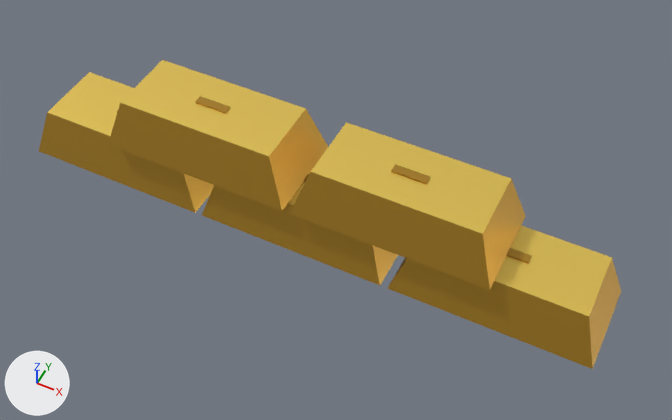
What one commit did to the glTF model public/assets/props/gold.glb.
The view is the same before and after, from a 50 mm camera at (0.41, -0.742, 0.96) aimed at (0.03, 0.018, 0.01). Arrows for +X, +Y and +Z are at lower left; the lights stay in place. The first picture is the older version. Where no turn or scale is listed for an object, it has been applied to the vertices. Vertices at exactly the same position are counted once.

Names of what the first picture shows: 'base_bar_0', 'base_bar_1', 'base_bar_1_seal', 'base_bar_2', 'base_bar_2_seal', 'upper_bar_0', 'upper_bar_1' and 2 more.
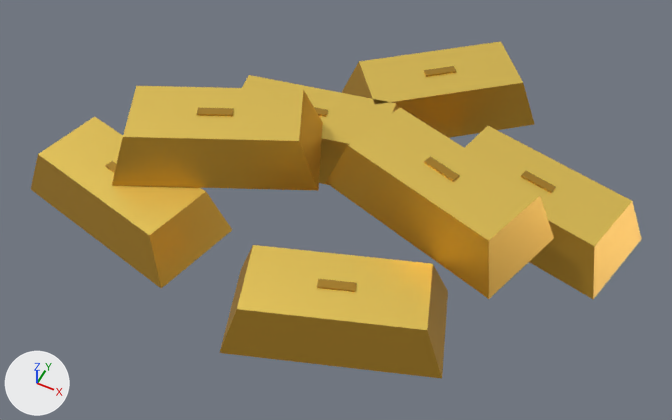
Changed parts and their boxes (x1, y1, x2, y2) in the pictures (672 x 420 px):
'base_bar_1', moved, turned
    before: (202, 173, 398, 285)
    after: (220, 245, 448, 379)
'upper_bar_1', moved, turned
    before: (289, 122, 526, 290)
    after: (326, 108, 554, 299)
'upper_bar_0', moved, turned
    before: (108, 60, 328, 211)
    after: (112, 86, 323, 191)
'base_bar_0', moved, turned
    before: (39, 72, 214, 213)
    after: (31, 117, 232, 288)
'base_bar_2', moved, turned
    before: (388, 225, 621, 369)
    after: (242, 75, 399, 185)
'base_bar_3', added
    after: (465, 126, 641, 299)
'base_bar_4', added
    after: (342, 41, 534, 138)
'base_bar_1_seal', moved (mostly hidden before)
    before: (304, 174, 309, 182)
    after: (317, 279, 357, 292)
'base_bar_2_seal', moved
    before: (507, 248, 532, 264)
    after: (314, 107, 328, 117)
'base_bar_3_seal', added
    after: (521, 171, 556, 193)
'base_bar_4_seal', added
    after: (424, 66, 456, 77)

Diff of the bpy script that builds the scene:
```diff
--- a/public/assets/props/gold.glb.py
+++ b/public/assets/props/gold.glb.py
@@ me_base_bar_0_mesh @@
-me_base_bar_0_mesh.from_pydata(...)  # 8 vertices, 12 faces; spans x -0.415..-0.145, y -0.065..0.065, z 0.0..0.073
+me_base_bar_0_mesh.from_pydata(...)  # 8 vertices, 12 faces; spans x -0.377..-0.083, y -0.195..-0.005, z 0.0..0.073
+# me_base_bar_0_mesh part 1: the whole mesh is turned -13.8 degrees about the z axis through its middle, then moved by (0.05, -0.1, 0.0)
 me_base_bar_0_mesh.materials.append(mat_bullion_top)
@@ me_base_bar_1_mesh @@
-me_base_bar_1_mesh.from_pydata(...)  # 8 vertices, 12 faces; spans x -0.135..0.135, y -0.065..0.065, z 0.0..0.073
+me_base_bar_1_mesh.from_pydata(...)  # 8 vertices, 12 faces; spans x -0.039..0.259, y -0.245..-0.035, z 0.0..0.073
+# me_base_bar_1_mesh part 2: the whole mesh is turned 18.9 degrees about the z axis through its middle, then moved by (0.11, -0.14, 0.0)
 me_base_bar_1_mesh.materials.append(mat_bullion_top)
@@ me_base_bar_2_mesh @@
-me_base_bar_2_mesh.from_pydata(...)  # 8 vertices, 12 faces; spans x 0.145..0.415, y -0.065..0.065, z 0.0..0.073
+me_base_bar_2_mesh.from_pydata(...)  # 8 vertices, 12 faces; spans x -0.204..0.084, y 0.032..0.208, z 0.0..0.073
+# me_base_bar_2_mesh part 3: the whole mesh is turned 10.3 degrees about the z axis through its middle, then moved by (-0.34, 0.12, 0.0)
 me_base_bar_2_mesh.materials.append(mat_bullion_top)
@@ me_upper_bar_0_mesh @@
-me_upper_bar_0_mesh.from_pydata(...)  # 8 vertices, 12 faces; spans x -0.275..-0.005, y -0.065..0.065, z 0.074..0.147
+me_upper_bar_0_mesh.from_pydata(...)  # 8 vertices, 12 faces; spans x -0.28..0.02, y -0.125..0.105, z 0.074..0.147
+# me_upper_bar_0_mesh part 4: the whole mesh is turned 24.6 degrees about the z axis through its middle, then moved by (0.01, -0.01, 0.0)
 me_upper_bar_0_mesh.materials.append(mat_bullion_top)
@@ me_upper_bar_1_mesh @@
-me_upper_bar_1_mesh.from_pydata(...)  # 8 vertices, 12 faces; spans x 0.005..0.275, y -0.065..0.065, z 0.074..0.147
+me_upper_bar_1_mesh.from_pydata(...)  # 8 vertices, 12 faces; spans x 0.022..0.318, y -0.078..0.128, z 0.074..0.147
+# me_upper_bar_1_mesh part 5: the whole mesh is turned -17.8 degrees about the z axis through its middle, then moved by (0.03, 0.025, 0.0)
 me_upper_bar_1_mesh.materials.append(mat_bullion_top)
@@ me_base_bar_4_mesh @@
+me_base_bar_4_mesh.from_pydata([(0.015, 0.172, 0.073), (0.187, 0.312, 0.073), (0.125, 0.388, 0.073), (-0.047, 0.248, 0.073), (0.006, 0.145, 0.0), (0.216, 0.314, 0.0), (0.134, 0.415, 0.0), (-0.076, 0.246, 0.0)], [], [(0, 1, 2), (0, 2, 3), (7, 6, 5), (7, 5, 4), (4, 5, 1), (4, 1, 0), (5, 6, 2), (5, 2, 1), (6, 7, 3), (6, 3, 2), (7, 4, 0), (7, 0, 3)])
+for i in [*range(2, 12)]: me_base_bar_4_mesh.polygons[i].material_index = 1
+me_base_bar_4_mesh.materials.append(mat_bullion_top)  # yellow #f9d765
+me_base_bar_4_mesh.materials.append(mat_bullion_side)  # orange #d8a83c
@@ me_base_bar_3_mesh @@
+me_base_bar_3_mesh.from_pydata([(0.151, 0.108, 0.073), (0.367, 0.057, 0.073), (0.389, 0.152, 0.073), (0.173, 0.203, 0.073), (0.124, 0.097, 0.0), (0.387, 0.036, 0.0), (0.416, 0.163, 0.0), (0.153, 0.224, 0.0)], [], [(0, 1, 2), (0, 2, 3), (7, 6, 5), (7, 5, 4), (4, 5, 1), (4, 1, 0), (5, 6, 2), (5, 2, 1), (6, 7, 3), (6, 3, 2), (7, 4, 0), (7, 0, 3)])
+for i in [*range(2, 12)]: me_base_bar_3_mesh.polygons[i].material_index = 1
+me_base_bar_3_mesh.materials.append(mat_bullion_top)  # yellow #f9d765
+me_base_bar_3_mesh.materials.append(mat_bullion_side)  # orange #d8a83c
@@ ob_base_bar_1_seal @@
 ob_base_bar_1_seal = bpy.data.objects.new('base_bar_1_seal', me_cube_002)
-ob_base_bar_1_seal.location = (0.0, 0.0, 0.074)
+ob_base_bar_1_seal.location = (0.11, -0.14, 0.074)
@@ ob_base_bar_2_seal @@
 ob_base_bar_2_seal = bpy.data.objects.new('base_bar_2_seal', me_cube_003)
-ob_base_bar_2_seal.location = (0.28, 0.0, 0.074)
+ob_base_bar_2_seal.location = (-0.06, 0.12, 0.074)
@@ ob_base_bar_4_seal @@
+ob_base_bar_4_seal = bpy.data.objects.new('base_bar_4_seal', me_cube_005)
+ob_base_bar_4_seal.location = (0.07, 0.28, 0.074)
@@ ob_base_bar_4 @@
+ob_base_bar_4 = bpy.data.objects.new('base_bar_4', me_base_bar_4_mesh)
+ob_base_bar_4.location = (0.0, 0.0, 0.0)
@@ ob_base_bar_3_seal @@
+ob_base_bar_3_seal = bpy.data.objects.new('base_bar_3_seal', me_cube_004)
+ob_base_bar_3_seal.location = (0.27, 0.13, 0.074)
@@ ob_base_bar_3 @@
+ob_base_bar_3 = bpy.data.objects.new('base_bar_3', me_base_bar_3_mesh)
+ob_base_bar_3.location = (0.0, 0.0, 0.0)
```
